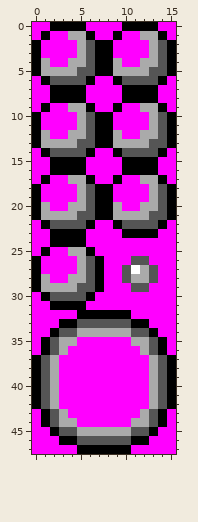
A pixel-art sprite gets an edit: graphics/battle_anims/sprites/orbs.png. Above is the file before it was changed.
The file is 16x48 pixels.
Now the later version:
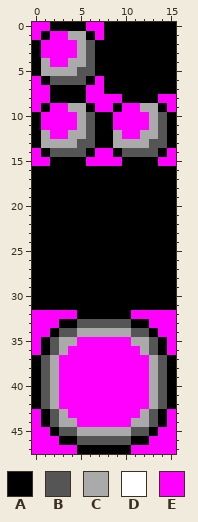
Palette (. is transparent): A #000000  B #555555  C #aaaaaa  D #ffffff  E #ff00ff
Commit: CONVERSION animation replaced.
From old to new:
y 0: x 8..9 EE -> AA; x 14..15 EE -> AA
y 1: x 8 E -> A; x 10..13 EECC -> AAAA; x 15 E -> A
y 2..3: x 9..14 EEEECB -> AAAAAA
y 4: x 9..14 CEECCB -> AAAAAA
y 5: x 9..14 CCCCBB -> AAAAAA
y 6: x 8 E -> A; x 10..13 BBBB -> AAAA; x 15 E -> A
y 7: x 8..9 EE -> AA; x 14..15 EE -> AA
y 16: x 0..1 EE -> AA; x 6..9 EEEE -> AAAA; x 14..15 EE -> AA
y 17: x 0 E -> A; x 2..5 EECC -> AAAA; x 7..8 EE -> AA; x 10..13 EECC -> AAAA; x 15 E -> A
y 18..19: x 1..6 EEEECB -> AAAAAA; x 9..14 EEEECB -> AAAAAA
y 20: x 1..6 CEECCB -> AAAAAA; x 9..14 CEECCB -> AAAAAA
y 21: x 1..6 CCCCBB -> AAAAAA; x 9..14 CCCCBB -> AAAAAA
y 22: x 0 E -> A; x 2..5 BBBB -> AAAA; x 7..8 EE -> AA; x 10..13 BBBB -> AAAA; x 15 E -> A
y 23: x 0..1 EE -> AA; x 6..9 EEEE -> AAAA; x 14..15 EE -> AA
y 24: x 0..1 EE -> AA; x 6..15 EEEEEEEEEE -> AAAAAAAAAA
y 25: x 0 E -> A; x 2..5 EECC -> AAAA; x 7..15 EEEEEEEEE -> AAAAAAAAA
y 26: x 1..6 EEEECB -> AAAAAA; x 8..15 EEEBBEEE -> AAAAAAAA
y 27: x 1..6 EEEECB -> AAAAAA; x 8..15 EEBDCBEE -> AAAAAAAA
y 28: x 1..6 CEECCB -> AAAAAA; x 8..15 EEBCCBEE -> AAAAAAAA
y 29: x 1..6 CCCCBB -> AAAAAA; x 8..15 EEEBBEEE -> AAAAAAAA
y 30: x 0 E -> A; x 2..5 BBBB -> AAAA; x 7..15 EEEEEEEEE -> AAAAAAAAA
y 31: x 0..1 EE -> AA; x 6..15 EEEEEEEEEE -> AAAAAAAAAA
